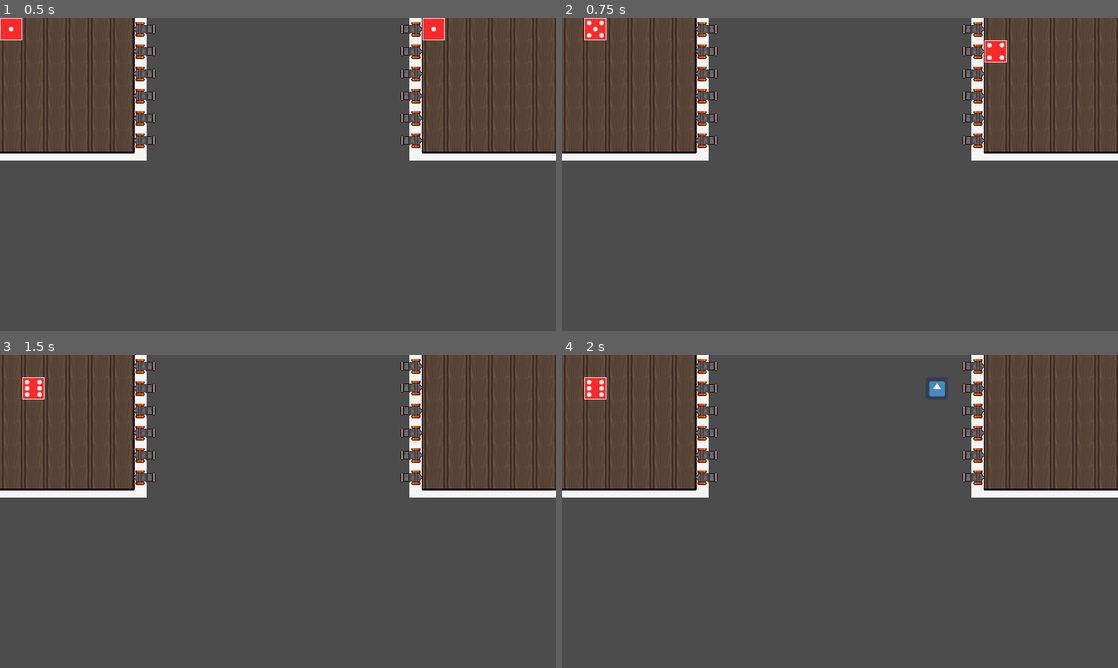
Above: before the commit, frames 1-4 (two rows, left to right).
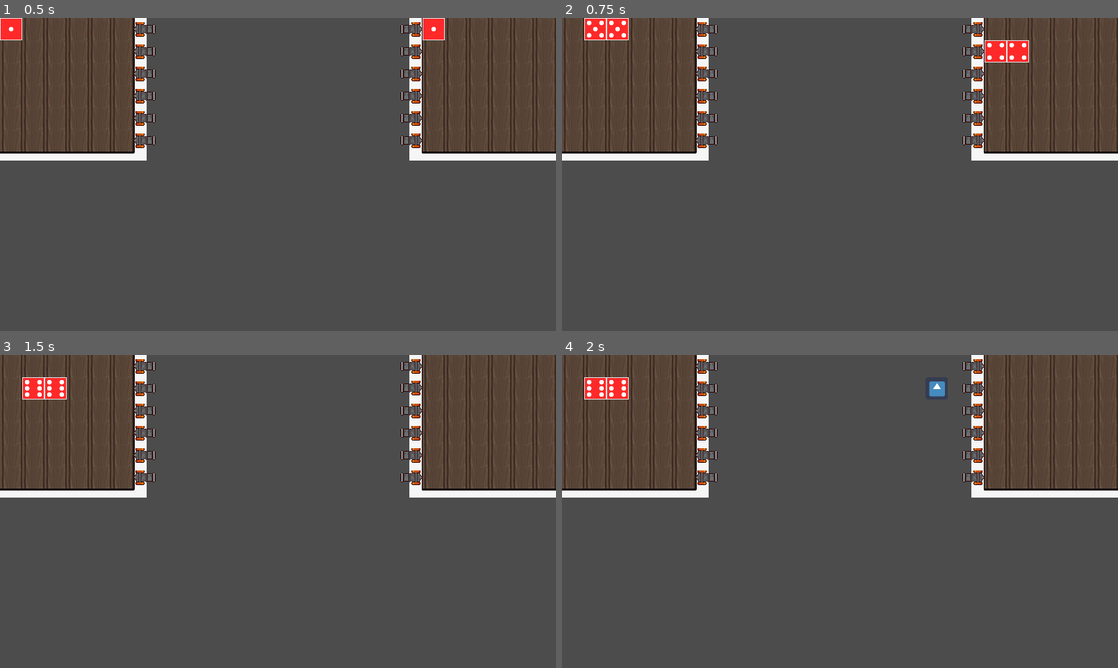
Above: after the commit, the same moments.

Repository: JayAiJoe/GMTK2022-NavyDice
Game: Godot game, scene res://src/Board/MainGame.tscn
The game is run twice, just before and just after one commit, with the same random seed, the same clock (stepped at 60 frames per second) and the same inputs. The engine's default icon, where the game draws it, is replaced by a stand-in: a white triangle on a blue panel in a dark square.
Inputs:
- Up to frame 1 (0.5 s): no input
- Up to frame 2 (0.75 s): tap Enter at 0.5 s; hold D (P1_right) from 0.53 s (still down); hold Down (P2_down) from 0.53 s (still down)
- Up to frame 3 (1.5 s): tap Space at 1.25 s; release D (P1_right) at 1.28 s; release Down (P2_down) at 1.28 s; hold S (P1_down) from 1.28 s (still down); tap Left (P2_left) at 1.35 s
- Up to frame 4 (2 s): keep holding S (P1_down)

Frame 1 is identical in both runs. In frame 2, 0.6% of the frame differs, in the area x 8-84%, y 0-15%; in frame 3, 0.3%; in frame 4, 0.3%.

Commit message:
4 directions rolling

Diff:
--- a/src/Board/Grid.gd
+++ b/src/Board/Grid.gd
@@ -35,6 +35,7 @@
 	var dice = ControlDice.instance()
 	add_child(dice)
 	current_dice = dice
+
 func move_dice(direction : int) -> void:
 	var destination = dice_position + POS.directions[direction]
 	if is_in_grid(destination):
@@ -45,6 +46,7 @@
 		yield(current_dice.slide(direction), "completed")
 		dice_position = destination
 	moving = false
+
 
 func is_in_grid(coordinates : Vector2) -> bool:
 	if coordinates.x >= 0 and coordinates.x < POS.grid_columns:
--- a/src/Board/MainGame.tscn
+++ b/src/Board/MainGame.tscn
@@ -1,16 +1,13 @@
-[gd_scene load_steps=5 format=2]
+[gd_scene load_steps=4 format=2]
 
 [ext_resource path="res://src/Board/GridP2.tscn" type="PackedScene" id=1]
 [ext_resource path="res://src/Board/GridP1.tscn" type="PackedScene" id=2]
 [ext_resource path="res://src/Board/MainGame.gd" type="Script" id=3]
-[ext_resource path="res://src/Player/ControlDice.tscn" type="PackedScene" id=4]
 
 [node name="MainGame" type="Node2D"]
 script = ExtResource( 3 )
 
 [node name="GridP1" parent="." instance=ExtResource( 2 )]
-ControlDice = ExtResource( 4 )
 
 [node name="GridP2" parent="." instance=ExtResource( 1 )]
 position = Vector2( 1216, 0 )
-ControlDice = ExtResource( 4 )
--- a/src/Player/ControlDice.gd
+++ b/src/Player/ControlDice.gd
@@ -4,6 +4,7 @@
 
 var new_pos_ori
 var dice_state
+var anim_dir
 
 func _ready():
 	new_pos_ori = {
@@ -37,18 +38,26 @@
 			2:[[3,0],[2,2],[4,0],[5,2]],
 			3:[[5,3],[3,1],[2,3],[4,1]]},
 	}
+	anim_dir = ["RollEast", "RollNorth", "RollWest", "RollSouth"]
 	dice_state = [randi()%6 + 1, randi()%4 ]
 
 func _on_ControlDice_area_entered(area: Area2D) -> void:
 	load_and_fire(area)
 
 func roll(direction : int) -> void:
-	$MoveTween.interpolate_property(self, "global_position", global_position, global_position + POS.directions[direction] * POS.tile_size, 0.12, Tween.TRANS_LINEAR, Tween.EASE_OUT)
+	dice_state = change_face(dice_state, direction)
+	$NewFaces.frame = get_face_up() - 1
+	$RollAnimation.play(anim_dir[direction])
+
+	$MoveTween.interpolate_property(self, "global_position", global_position, global_position + POS.directions[direction] * POS.tile_size, 0.12*0.8, Tween.TRANS_SINE, Tween.EASE_IN_OUT)
 	$MoveTween.start()
 
 	yield($MoveTween,"tween_completed")
-	dice_state = change_face(dice_state, direction)
-	$Faces.frame = get_face_up() - 1
+
+func set_old_faces() -> void:
+	$OldFaces.frame = get_face_up() - 1
+	$OldFaces.position = Vector2(0,0)
+	$OldFaces.scale = Vector2(0.5, 0.5)
 
 func slide(direction : int) -> void:
 	$MoveTween.interpolate_property(self, "global_position", global_position, global_position + POS.directions[direction] * POS.tile_size, 0.12, Tween.TRANS_LINEAR, Tween.EASE_OUT)
--- a/src/Player/ControlDice.tscn
+++ b/src/Player/ControlDice.tscn
@@ -44,6 +44,226 @@
 "speed": 5.0
 } ]
 
+[sub_resource type="Animation" id=9]
+resource_name = "RollNorth"
+length = 0.12
+step = 0.12
+tracks/0/type = "value"
+tracks/0/path = NodePath("OldFaces:scale")
+tracks/0/interp = 2
+tracks/0/loop_wrap = true
+tracks/0/imported = false
+tracks/0/enabled = true
+tracks/0/keys = {
+"times": PoolRealArray( 0, 0.12 ),
+"transitions": PoolRealArray( 0.5, 2 ),
+"update": 0,
+"values": [ Vector2( 0.5, 0.5 ), Vector2( 0, 0.5 ) ]
+}
+tracks/1/type = "value"
+tracks/1/path = NodePath("NewFaces:scale")
+tracks/1/interp = 2
+tracks/1/loop_wrap = true
+tracks/1/imported = false
+tracks/1/enabled = true
+tracks/1/keys = {
+"times": PoolRealArray( 0, 0.12 ),
+"transitions": PoolRealArray( 0.5, 2 ),
+"update": 0,
+"values": [ Vector2( 0, 0.5 ), Vector2( 0.5, 0.5 ) ]
+}
+tracks/2/type = "value"
+tracks/2/path = NodePath("OldFaces:position")
+tracks/2/interp = 1
+tracks/2/loop_wrap = true
+tracks/2/imported = false
+tracks/2/enabled = true
+tracks/2/keys = {
+"times": PoolRealArray( 0, 0.12 ),
+"transitions": PoolRealArray( 0.5, 2 ),
+"update": 0,
+"values": [ Vector2( 0, 0 ), Vector2( 64, 0 ) ]
+}
+tracks/3/type = "method"
+tracks/3/path = NodePath(".")
+tracks/3/interp = 1
+tracks/3/loop_wrap = true
+tracks/3/imported = false
+tracks/3/enabled = true
+tracks/3/keys = {
+"times": PoolRealArray( 0.12 ),
+"transitions": PoolRealArray( 1 ),
+"values": [ {
+"args": [  ],
+"method": "set_old_faces"
+} ]
+}
+
+[sub_resource type="Animation" id=12]
+resource_name = "RollNorth"
+length = 0.12
+step = 0.12
+tracks/0/type = "value"
+tracks/0/path = NodePath("OldFaces:scale")
+tracks/0/interp = 2
+tracks/0/loop_wrap = true
+tracks/0/imported = false
+tracks/0/enabled = true
+tracks/0/keys = {
+"times": PoolRealArray( 0, 0.12 ),
+"transitions": PoolRealArray( 0.5, 2 ),
+"update": 0,
+"values": [ Vector2( 0.5, 0.5 ), Vector2( 0.5, 0 ) ]
+}
+tracks/1/type = "value"
+tracks/1/path = NodePath("NewFaces:scale")
+tracks/1/interp = 2
+tracks/1/loop_wrap = true
+tracks/1/imported = false
+tracks/1/enabled = true
+tracks/1/keys = {
+"times": PoolRealArray( 0, 0.12 ),
+"transitions": PoolRealArray( 0.5, 2 ),
+"update": 0,
+"values": [ Vector2( 0.5, 0 ), Vector2( 0.5, 0.5 ) ]
+}
+tracks/2/type = "value"
+tracks/2/path = NodePath("NewFaces:position")
+tracks/2/interp = 1
+tracks/2/loop_wrap = true
+tracks/2/imported = false
+tracks/2/enabled = true
+tracks/2/keys = {
+"times": PoolRealArray( 0, 0.12 ),
+"transitions": PoolRealArray( 0.5, 2 ),
+"update": 0,
+"values": [ Vector2( 0, 64 ), Vector2( 0, 0 ) ]
+}
+tracks/3/type = "method"
+tracks/3/path = NodePath(".")
+tracks/3/interp = 1
+tracks/3/loop_wrap = true
+tracks/3/imported = false
+tracks/3/enabled = true
+tracks/3/keys = {
+"times": PoolRealArray( 0.12 ),
+"transitions": PoolRealArray( 1 ),
+"values": [ {
+"args": [  ],
+"method": "set_old_faces"
+} ]
+}
+
+[sub_resource type="Animation" id=11]
+resource_name = "RollSouth"
+length = 0.12
+step = 0.12
+tracks/0/type = "value"
+tracks/0/path = NodePath("OldFaces:scale")
+tracks/0/interp = 2
+tracks/0/loop_wrap = true
+tracks/0/imported = false
+tracks/0/enabled = true
+tracks/0/keys = {
+"times": PoolRealArray( 0, 0.12 ),
+"transitions": PoolRealArray( 0.5, 2 ),
+"update": 0,
+"values": [ Vector2( 0.5, 0.5 ), Vector2( 0.5, 0 ) ]
+}
+tracks/1/type = "value"
+tracks/1/path = NodePath("NewFaces:scale")
+tracks/1/interp = 2
+tracks/1/loop_wrap = true
+tracks/1/imported = false
+tracks/1/enabled = true
+tracks/1/keys = {
+"times": PoolRealArray( 0, 0.12 ),
+"transitions": PoolRealArray( 0.5, 2 ),
+"update": 0,
+"values": [ Vector2( 0.5, 0 ), Vector2( 0.5, 0.5 ) ]
+}
+tracks/2/type = "value"
+tracks/2/path = NodePath("OldFaces:position")
+tracks/2/interp = 1
+tracks/2/loop_wrap = true
+tracks/2/imported = false
+tracks/2/enabled = true
+tracks/2/keys = {
+"times": PoolRealArray( 0, 0.12 ),
+"transitions": PoolRealArray( 0.5, 2 ),
+"update": 0,
+"values": [ Vector2( 0, 0 ), Vector2( 0, 64 ) ]
+}
+tracks/3/type = "method"
+tracks/3/path = NodePath(".")
+tracks/3/interp = 1
+tracks/3/loop_wrap = true
+tracks/3/imported = false
+tracks/3/enabled = true
+tracks/3/keys = {
+"times": PoolRealArray( 0.12 ),
+"transitions": PoolRealArray( 1 ),
+"values": [ {
+"args": [  ],
+"method": "set_old_faces"
+} ]
+}
+
+[sub_resource type="Animation" id=10]
+resource_name = "RollWest"
+length = 0.12
+step = 0.12
+tracks/0/type = "value"
+tracks/0/path = NodePath("OldFaces:scale")
+tracks/0/interp = 2
+tracks/0/loop_wrap = true
+tracks/0/imported = false
+tracks/0/enabled = true
+tracks/0/keys = {
+"times": PoolRealArray( 0, 0.12 ),
+"transitions": PoolRealArray( 0.5, 2 ),
+"update": 0,
+"values": [ Vector2( 0.5, 0.5 ), Vector2( 0, 0.5 ) ]
+}
+tracks/1/type = "value"
+tracks/1/path = NodePath("NewFaces:scale")
+tracks/1/interp = 2
+tracks/1/loop_wrap = true
+tracks/1/imported = false
+tracks/1/enabled = true
+tracks/1/keys = {
+"times": PoolRealArray( 0, 0.12 ),
+"transitions": PoolRealArray( 0.5, 2 ),
+"update": 0,
+"values": [ Vector2( 0, 0.5 ), Vector2( 0.5, 0.5 ) ]
+}
+tracks/2/type = "value"
+tracks/2/path = NodePath("NewFaces:position")
+tracks/2/interp = 1
+tracks/2/loop_wrap = true
+tracks/2/imported = false
+tracks/2/enabled = true
+tracks/2/keys = {
+"times": PoolRealArray( 0, 0.12 ),
+"transitions": PoolRealArray( 0.5, 2 ),
+"update": 0,
+"values": [ Vector2( 64, 0 ), Vector2( 0, 0 ) ]
+}
+tracks/3/type = "method"
+tracks/3/path = NodePath(".")
+tracks/3/interp = 1
+tracks/3/loop_wrap = true
+tracks/3/imported = false
+tracks/3/enabled = true
+tracks/3/keys = {
+"times": PoolRealArray( 0.12 ),
+"transitions": PoolRealArray( 1 ),
+"values": [ {
+"args": [  ],
+"method": "set_old_faces"
+} ]
+}
+
 [node name="ControlDice" type="Area2D"]
 script = ExtResource( 2 )
 
@@ -53,10 +273,25 @@
 
 [node name="MoveTween" type="Tween" parent="."]
 
-[node name="Faces" type="AnimatedSprite" parent="."]
+[node name="OldFaces" type="AnimatedSprite" parent="."]
 scale = Vector2( 0.5, 0.5 )
 frames = SubResource( 1 )
 animation = "faces"
 centered = false
 
+[node name="NewFaces" type="AnimatedSprite" parent="."]
+position = Vector2( 64, 0 )
+scale = Vector2( 1e-05, 0.5 )
+frames = SubResource( 1 )
+animation = "faces"
+frame = 1
+centered = false
+
+[node name="RollAnimation" type="AnimationPlayer" parent="."]
+playback_speed = 0.8
+anims/RollEast = SubResource( 9 )
+anims/RollNorth = SubResource( 12 )
+anims/RollSouth = SubResource( 11 )
+anims/RollWest = SubResource( 10 )
+
 [connection signal="area_entered" from="." to="." method="_on_ControlDice_area_entered"]
Not shown: 1 places in src/Player/ControlDice.tscn that only renumber resources
